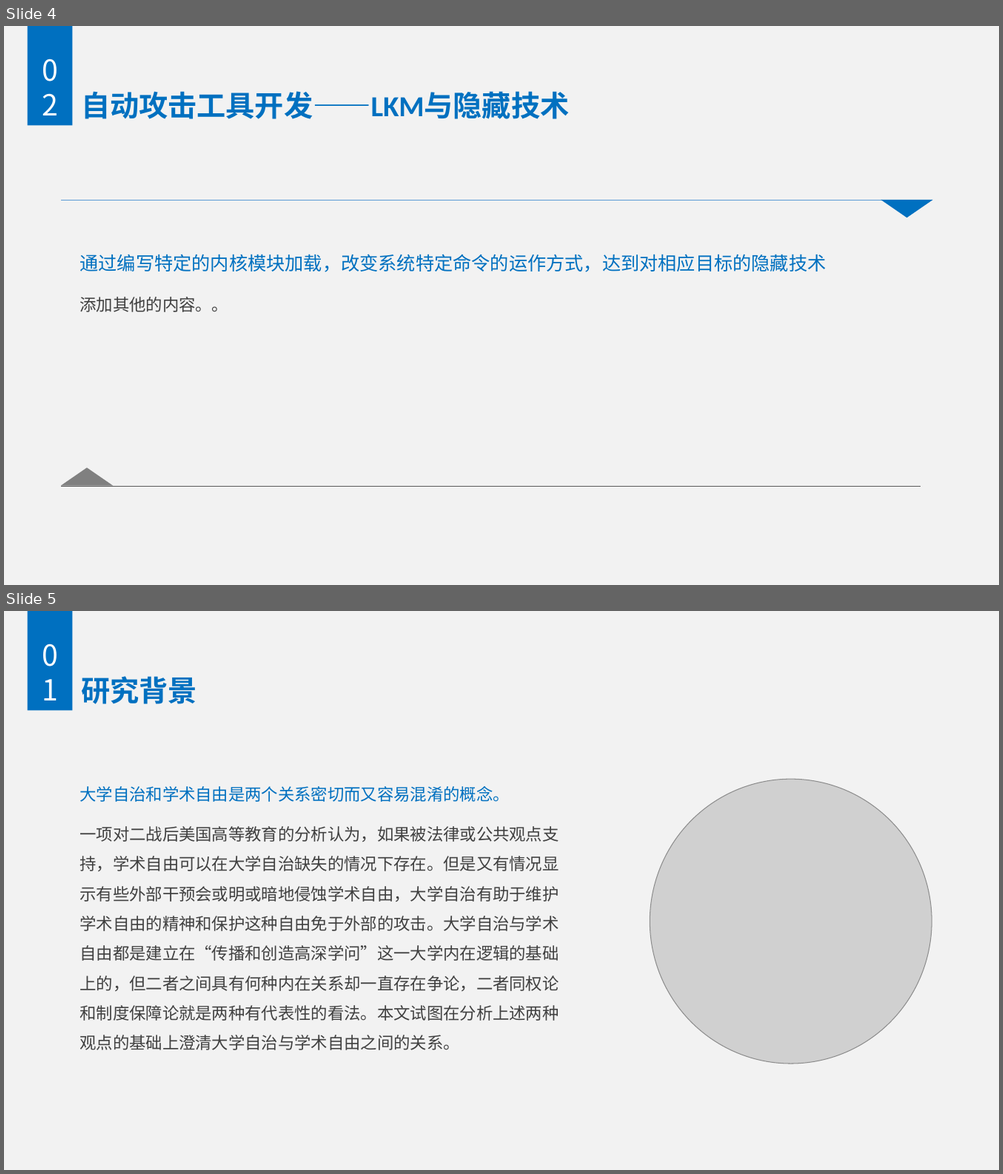
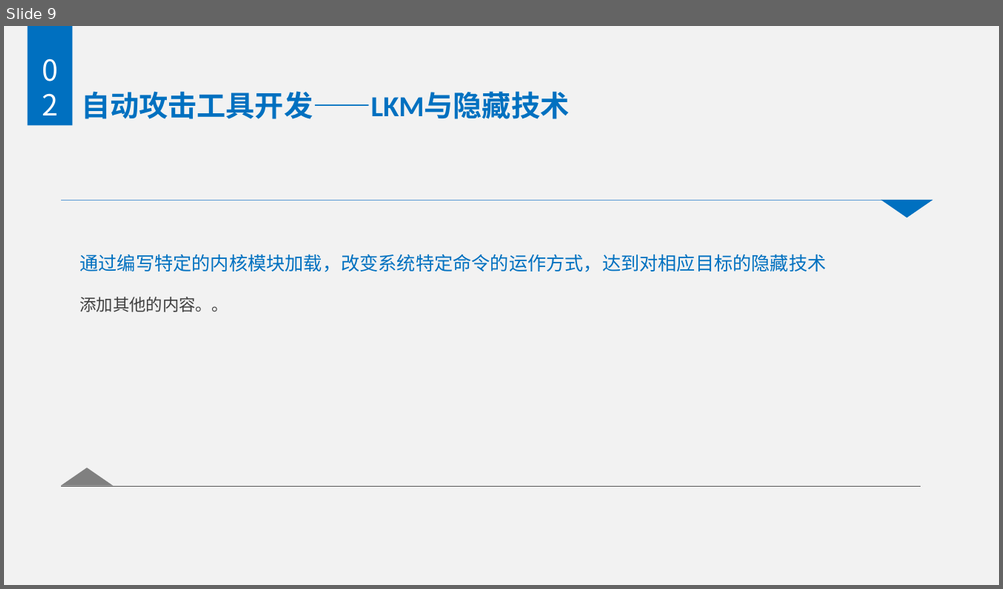
Before and after one commit to Alex0Young/AttackTools, a slide deck: report.pptx. Shown one above the other, each under a label of ours: slides 4 and 5 before the commit, slide 9 after it. The pictures are 1003x1174 and 1003x589 pixels, drawn with LibreOffice and Linux fonts; fonts in the diff are those of the drawing; grey boxes stand for pictures. Boxes give left, top, right and bottom in pixels: in the first picture for what was removed or moved away, otherwise in the second. Text is boxed around its words. In the diff, an @@ line names an element or a change of style, - is before the commit and + after.

```diff
--- a/report.pptx
+++ b/report.pptx
@@ slide 5 removed at <box>4,611,999,1170</box>, background #F2F2F2 @@
@@ rounded rectangle removed at <box>27,611,72,710</box> @@
-01
@@ title removed at <box>81,676,197,704</box> @@
-研究背景
@@ text removed at <box>79,786,558,1051</box> @@
-大学自治和学术自由是两个关系密切而又容易混淆的概念。
-一项对二战后美国高等教育的分析认为，如果被法律或公共观点支持，学术自由可以在大学自治缺失的情况下存在。但是又有情况显示有些外部干预会或明或暗地侵蚀学术自由，大学自治有助于维护学术自由的精神和保护这种自由免于外部的攻击。大学自治与学术自由都是建立在“传播和创造高深学问”这一大学内在逻辑的基础上的，但二者之间具有何种内在关系却一直存在争论，二者同权论和制度保障论就是两种有代表性的看法。本文试图在分析上述两种观点的基础上澄清大学自治与学术自由之间的关系。
@@ picture removed at <box>649,779,931,1064</box> @@
@@ what was slide 4 is now slide 9 @@
```
Also in this commit, not shown: 2 slides changed, 1 slide added.
